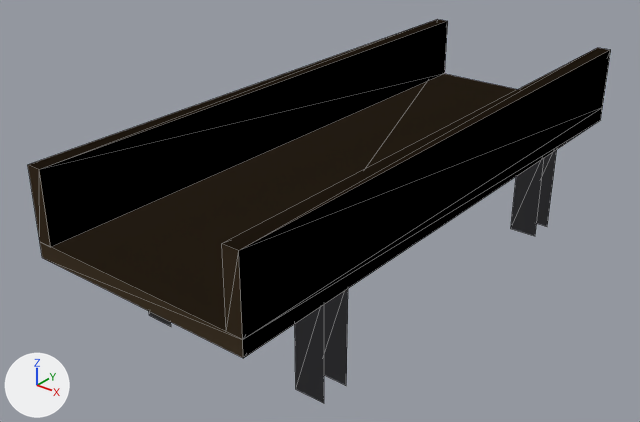
One commit to the OBJ model project/Resources/bridge.obj: the scene before it, then after it.
Rendered twice from a 50 mm camera at (6.19, -8.75, 4.54) aimed at (-0.41, -0.51, -0.57). The axes (+X, +Y, +Z) are drawn at lower left. The lights are the same throughout. The picture after the commit comes second. Mesh edges are drawn as thin lines. Where no turn or scale is listed for an object, it has been applied to the vertices. Vertices at exactly the same position are counted once.

The first picture shows 'WoodenBridge'.
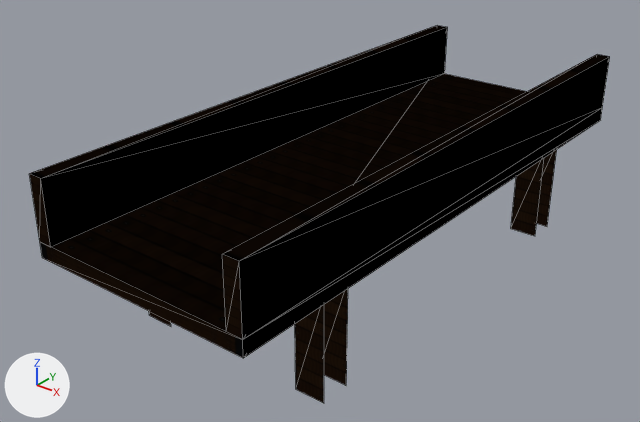
Where the change shows, as pixel boxes (x1, y1, x2, y2) in the pictures (640 x 422 px; the box of a moved part takes in the faces that stretch with it):
'WoodenBridge', surface changed, reshaped (darker)
    before: (28, 19, 611, 403)
    after: (29, 25, 610, 403)
part 1 of me_woodenbridge, moved or reshaped
    before: (28, 19, 448, 247)
    after: (29, 25, 448, 247)
part 2 of me_woodenbridge, moved or reshaped
    before: (222, 48, 611, 340)
    after: (222, 54, 610, 340)

The change, as a diff of the scene's bpy script:
```diff
--- a/project/Resources/bridge.obj.py
+++ b/project/Resources/bridge.obj.py
@@ img_duckov_bridge_png @@
+img_duckov_bridge_png = load_image('duckov_bridge.png', 'duckov_bridge.png', 256, 256, 'sRGB')
@@ mat_bridgewood @@
 mat_bridgewood = principled_material('BridgeWood')
-mat_bridgewood.base_color = (0.55, 0.38, 0.22)  # beige #c4a681
-mat_bridgewood.roughness = 0.9
+mat_bridgewood.texture = img_duckov_bridge_png
+mat_bridgewood.roughness = 0.859
@@ mat_bridgepillar @@
 mat_bridgepillar = principled_material('BridgePillar')
-mat_bridgepillar.base_color = (0.35, 0.35, 0.38)  # grey #a0a0a6
-mat_bridgepillar.roughness = 0.859
+mat_bridgepillar.texture = img_duckov_bridge_png
+mat_bridgepillar.roughness = 0.9
@@ me_woodenbridge @@
 # used by ob_woodenbridge; location = (0.0, 0.0, 0.0)
 # before: 41 (-1.3, 4.0, 0.95) at pixel (447, 21), 42 (-1.5, 4.0, 0.95) at pixel (437, 19), 44 (-1.3, -4.0, 0.95) at pixel (39, 169), 45 (-1.5, -4.0, 0.95) at pixel (27, 164)
 # before: 47 (1.5, 4.0, 0.95) at pixel (610, 49), 48 (1.3, 4.0, 0.95) at pixel (597, 47), 50 (1.5, -4.0, 0.95) at pixel (238, 250), 51 (1.3, -4.0, 0.95) at pixel (221, 243)
-me_woodenbridge.from_pydata(...)  # 52 vertices, 54 faces; spans x -1.5..1.5, y -4.0..4.0, z -1.5..0.95
+me_woodenbridge.from_pydata(...)  # 52 vertices, 54 faces; spans x -1.5..1.5, y -4.0..4.0, z -1.5..0.85
+# me_woodenbridge part 1
+for i in [41, 42, 44, 45]: me_woodenbridge.vertices[i].co += Vector((0.0, 0.0, -0.1))
+# me_woodenbridge part 2
+for i in [47, 48, 50, 51]: me_woodenbridge.vertices[i].co += Vector((0.0, 0.0, -0.1))
 me_woodenbridge.materials.append(mat_bridgewood)
```
